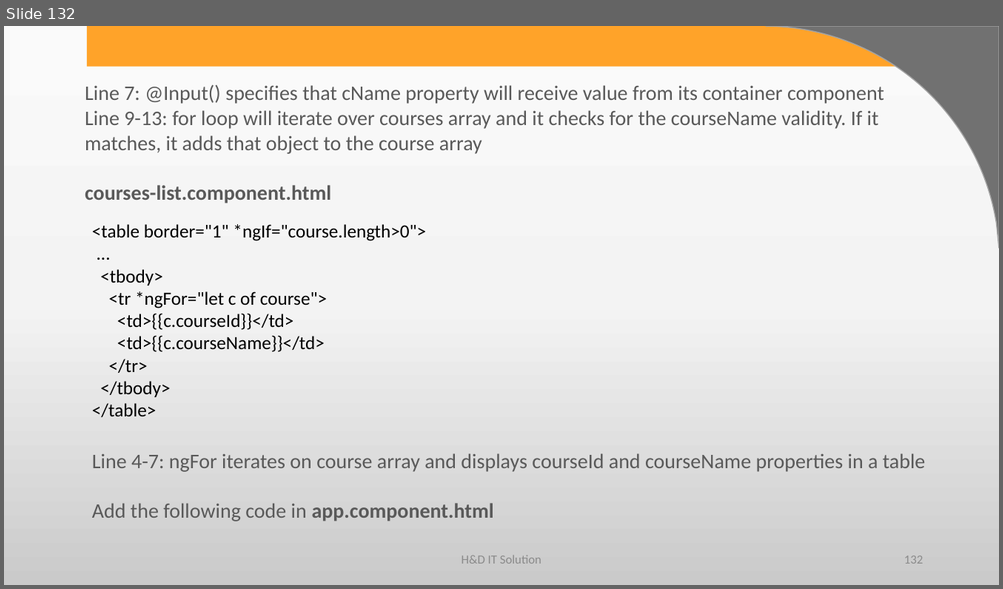
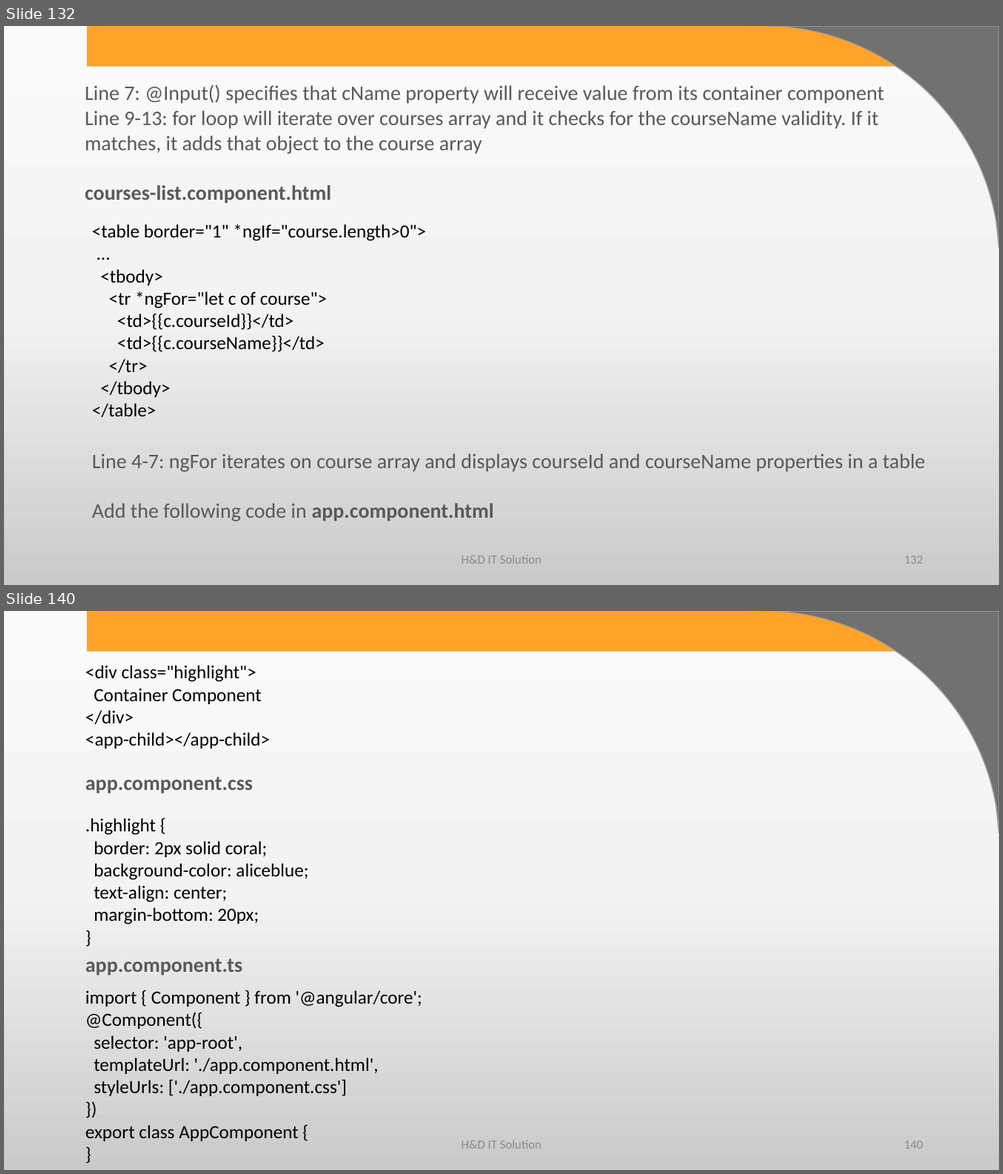
Before and after one commit to harshadasawant/infiniteAngular, a slide deck: ppt/ANGULAR.pptx. Shown one above the other, each under a label of ours: slide 132 before the commit, slides 132 and 140 after it; the slides between them are not shown. The pictures are 1003x589 and 1003x1174 pixels, drawn with LibreOffice and Linux fonts; fonts in the diff are those of the drawing; background and template pictures are left out. Boxes give left, top, right and bottom in pixels: in the first picture for what was removed or moved away, otherwise in the second. Text is boxed around its words. In the diff, an @@ line names an element or a change of style, - is before the commit and + after.

Commit message:
send data from parent to child and child to parent

```diff
--- a/ppt/ANGULAR.pptx
+++ b/ppt/ANGULAR.pptx
@@ slide 140 added at (x1=4, y1=611, x2=999, y2=1170), background gradient #FBFBFB to #F4F4F4 to #CBCBCB; not listed: 2 template elements that a slide beside it also shows @@
@@ text added at (x1=85, y1=665, x2=270, y2=749), 18 pt, text #000000 @@
+<div class="highlight">
+Container Component
+</div>
+<app-child></app-child>
@@ text added at (x1=85, y1=777, x2=253, y2=794), 20 pt, text #595959, bold @@
+app.component.css
@@ text added at (x1=85, y1=818, x2=308, y2=925), 18 pt, text #000000 @@
+.highlight {
+border: 2px solid coral;
+background-color: aliceblue;
+text-align: center;
+margin-bottom: 20px;
+}
@@ text added at (x1=85, y1=959, x2=242, y2=976), 20 pt, text #595959, bold @@
+app.component.ts
@@ text added at (x1=85, y1=991, x2=422, y2=1142), 18 pt, text #000000 @@
+import { Component } from '@angular/core';
+@Component({
+selector: 'app-root',
+templateUrl: './app.component.html',
+styleUrls: ['./app.component.css']
+})
+export class AppComponent {
+}
@@ text added at (x1=461, y1=1141, x2=541, y2=1149), 12 pt, text #8C8C8C @@
+H&D IT Solution
@@ page number added at (x1=904, y1=1141, x2=922, y2=1149), 12 pt, text #8C8C8C @@
+140
```
Also in this commit, not shown: 1 slide changed, 21 other slides added, 9 other files.
